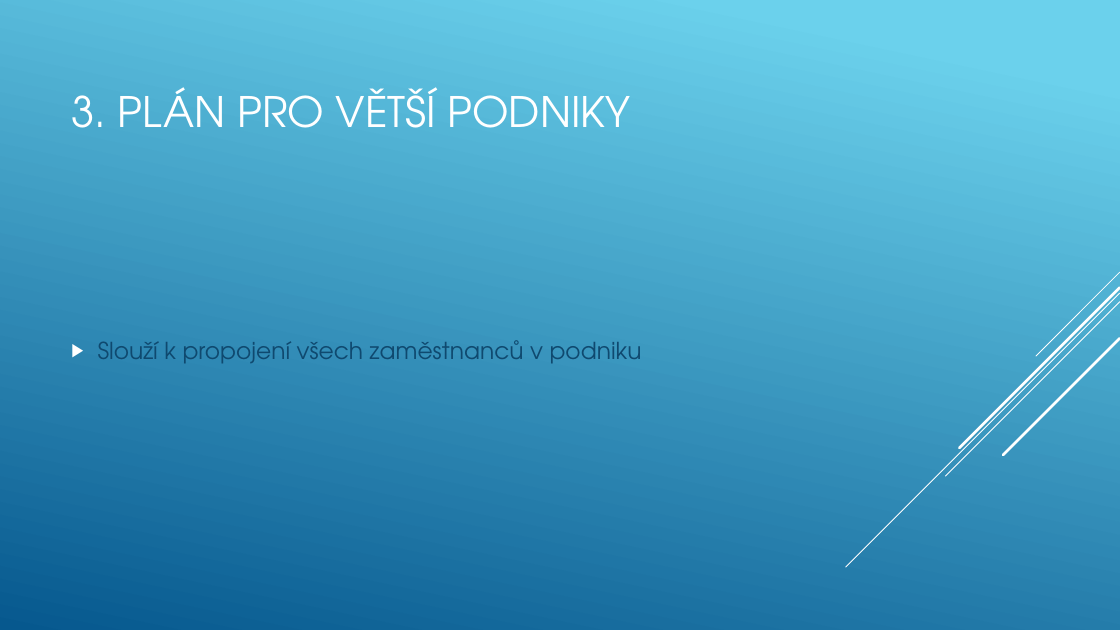
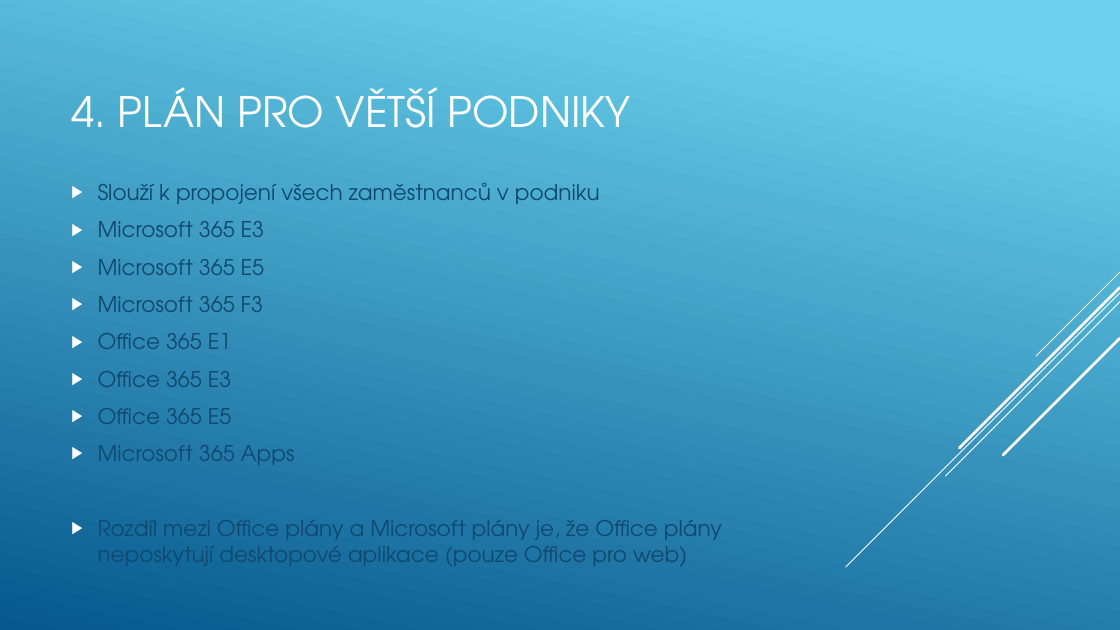
Before and after one commit to machacekadam/Office-365-a-jeho-mo-nosti, a slide deck: slide 9 of Machacek.pptx (slide 7 before the commit). Drawn at 1120x630 pixels with LibreOffice and Linux fonts; fonts in the diff are those of the drawing. Boxes give left, top, right and bottom in pixels: in the first picture for what was removed or moved away, otherwise in the second. Text is boxed around its words. In the diff, an @@ line names an element or a change of style, - is before the commit and + after.

```diff
--- a/Machacek.pptx
+++ b/Machacek.pptx
@@ title at (x1=71, y1=87, x2=631, y2=128): text changed @@
-3. PLÁN PRO VĚTŠÍ PODNIKY
+4. PLÁN PRO VĚTŠÍ PODNIKY
@@ text "Slouží k propojení všech zaměstnanců ..." moved from (x1=98, y1=340, x2=642, y2=364) to (x1=98, y1=183, x2=722, y2=566) @@
@@ text at (x1=98, y1=183, x2=600, y2=204): size 20 to 18.5 pt in "Slouží k propojení všech zaměstnanců v podniku" @@
@@ text at (x1=98, y1=221, x2=722, y2=566): paragraphs added @@
+▶ Microsoft 365 E3
+▶ Microsoft 365 E5
+▶ Microsoft 365 F3
+▶ Office 365 E1
+▶ Office 365 E3
+▶ Office 365 E5
+▶ Microsoft 365 Apps
+▶ Rozdíl mezi Office plány a Microsoft plány je, že Office plány
+  neposkytují desktopové aplikace (pouze Office pro web)
```
Also in this commit, not shown: 3 other slides changed, 2 slides added.
